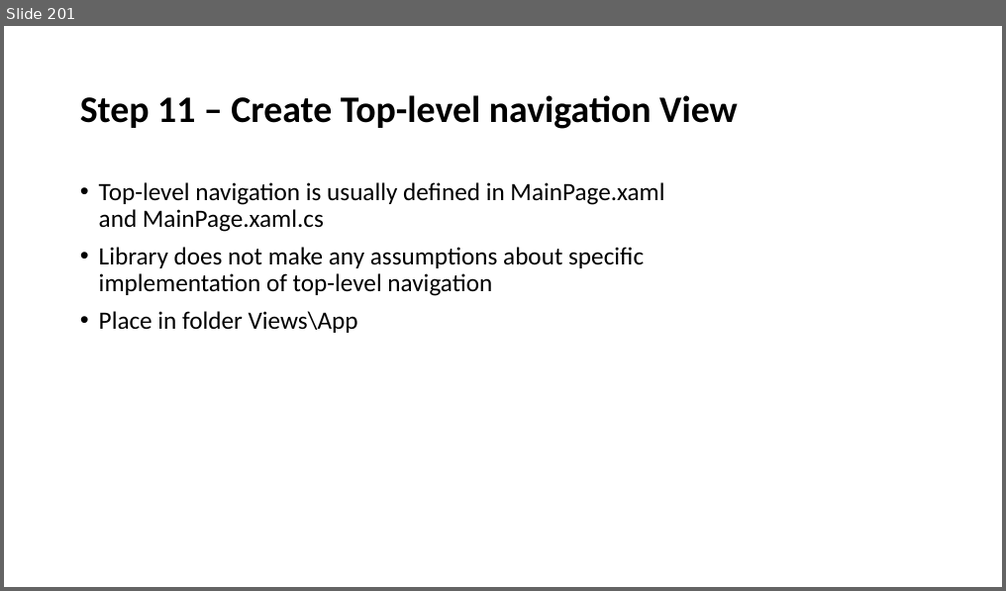
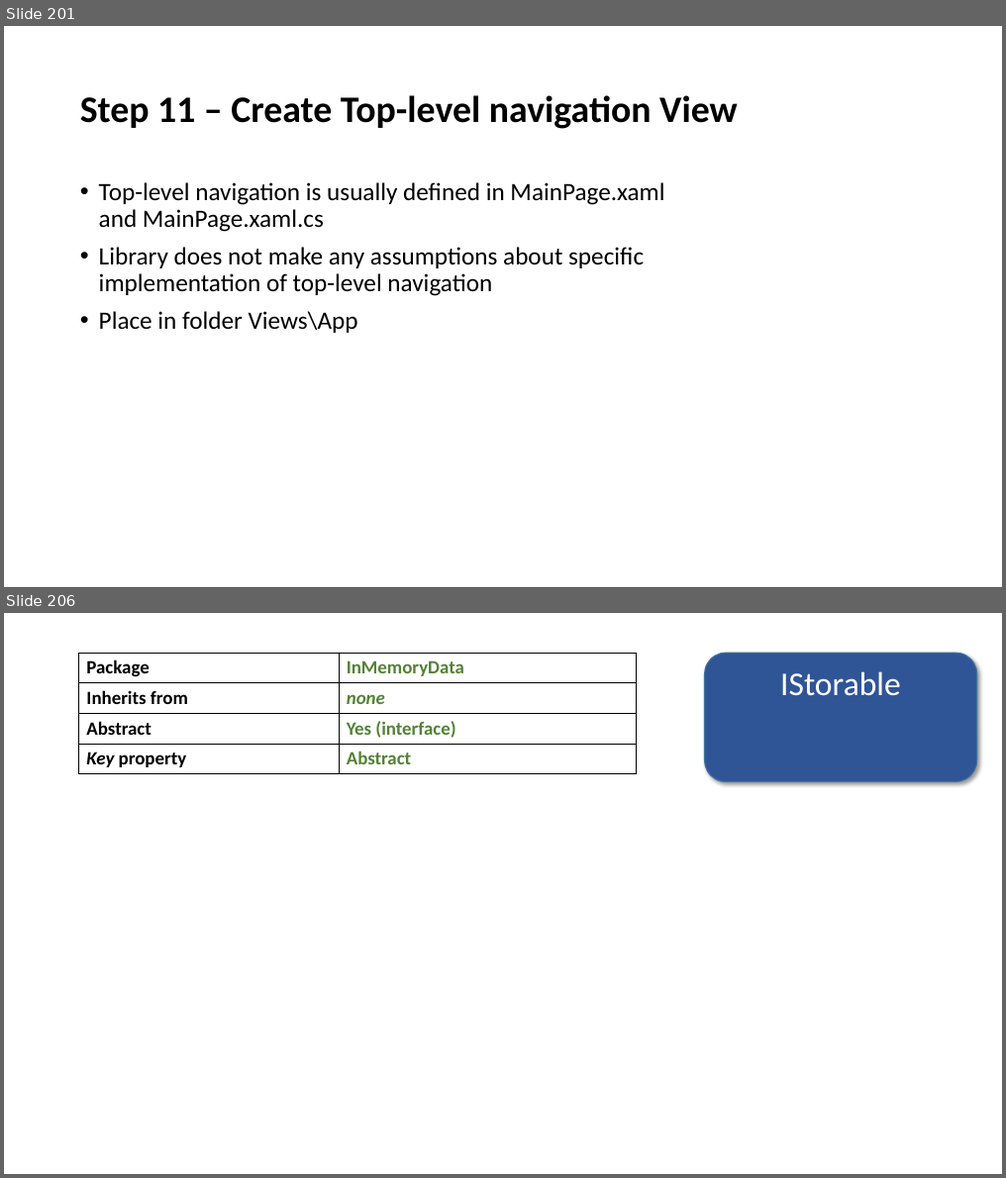
Before and after one commit to perl-easj/Teaching-materials, a slide deck: MVVMStarterDocumentation/MVVMStarter Class Library.pptx. Shown one above the other, each under a label of ours: slide 201 before the commit, slides 201 and 206 after it; the slides between them are not shown. The pictures are 1006x591 and 1006x1178 pixels, drawn with LibreOffice and Linux fonts; fonts in the diff are those of the drawing. Boxes give left, top, right and bottom in pixels: in the first picture for what was removed or moved away, otherwise in the second. Text is boxed around its words. In the diff, an @@ line names an element or a change of style, - is before the commit and + after.

```diff
--- a/MVVMStarterDocumentation/MVVMStarter Class Library.pptx
+++ b/MVVMStarterDocumentation/MVVMStarter Class Library.pptx
@@ slide 206 added at box(4, 613, 1002, 1174), background #FFFFFF @@
@@ table added at box(79, 653, 636, 774), 4 rows, 2 columns @@
+Package | InMemoryData
+Inherits from | none
+Abstract | Yes (interface)
+Key property | Abstract
@@ rounded rectangle added at box(705, 653, 977, 782), fill #2F5597, outline #43739E 1 pt, 32 pt, text #FFFFFF @@
+IStorable
```
Also in this commit, not shown: 1 slide changed, 23 other slides added, 1 other file.
